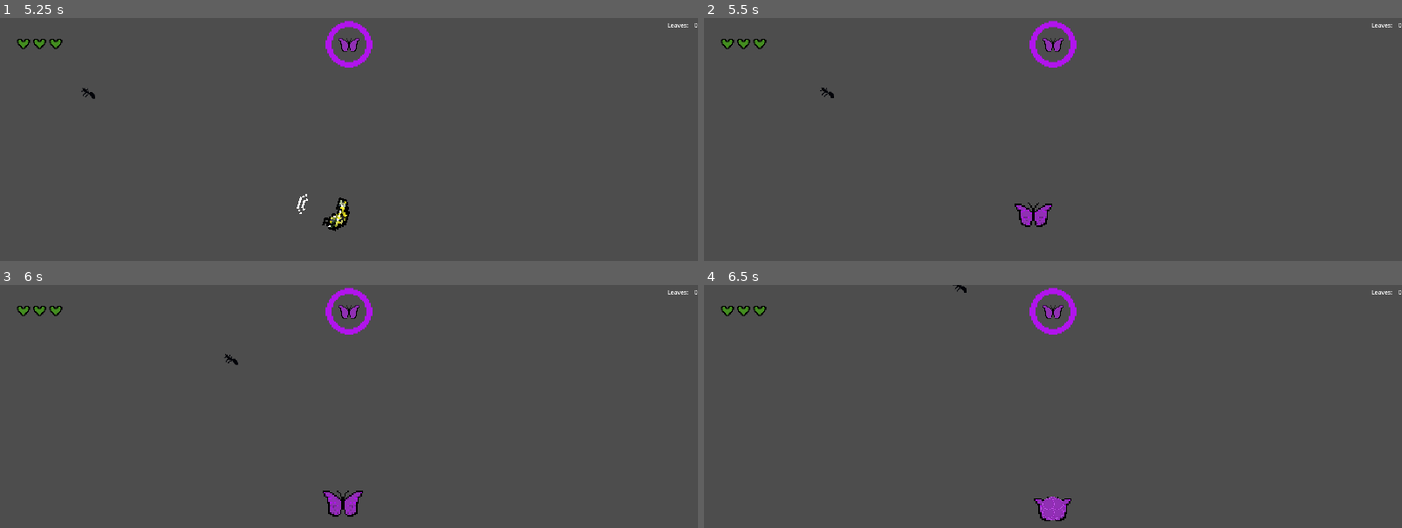
Above: before the commit, frames 1-4 (two rows, left to right).
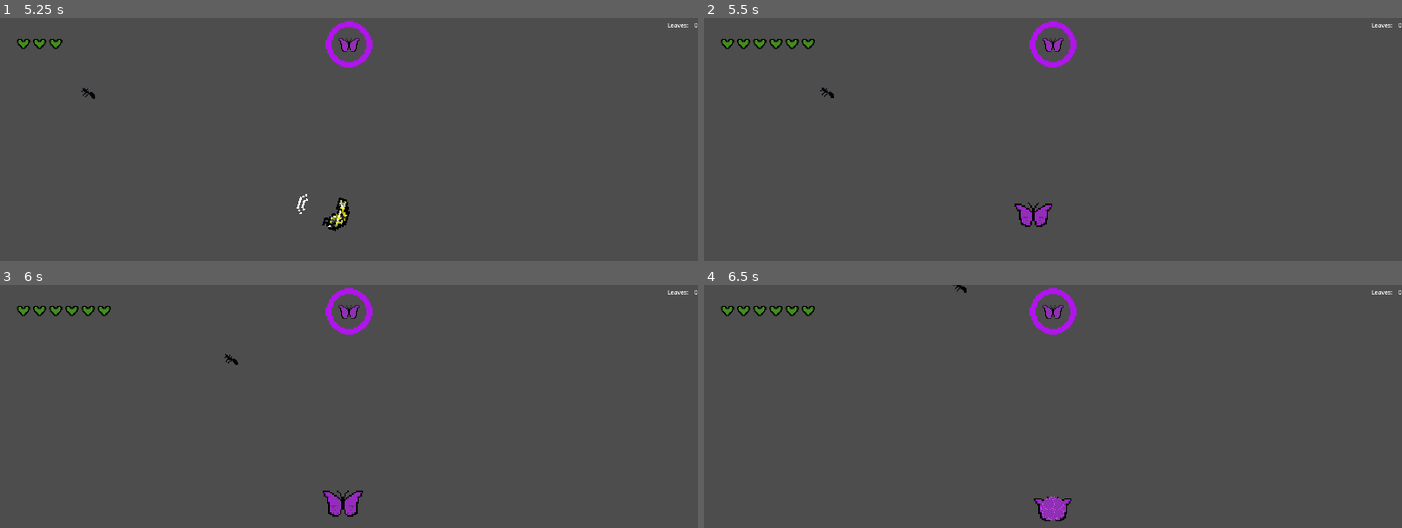
Above: after the commit, the same moments.

Repository: Armand-Alvarez/metamorphosis---jam-77
Game: Godot game, scene res://src/scenes/main.tscn
Same seed, same stepped clock (60 frames per second), same inputs: the game is played once before the commit and once after it.
Inputs (mouse positions are in pixels of both pictures, inside the frame that each line leads up to):
- Up to frame 1 (5.25 s): click "Start" at 0.5 s; tap Enter at 1.25 s; move the mouse to (502, 195) at 1.27 s; hold D (move_right) 1.28-2.03 s; tap Space (ultimate) at 1.35, 2.3, 3.05, 3.6, 4.35 s; move the mouse to (209, 234) at 2.02 s; hold S (move_down) 2.03-2.78 s; click (209, 234) at 2.1 s; move the mouse to (418, 127) at 2.77 s; hold D (move_right) 2.78-3.53 s; tap M (spawn_mob) at 2.85 s; move the mouse to (outside the picture) at 3.52 s; hold W (move_up) 3.53-4.28 s; move the mouse to (outside the picture) at 4.27 s; hold A (move_left) from 4.28 s (still down); move the mouse to (139, 154) at 5.02 s; click (139, 154) at 5.1 s
- Up to frame 2 (5.5 s): keep holding A (move_left); tap Space (ultimate) at 5.3 s
- Up to frame 3 (6 s): move the mouse to (383, 481) at 5.77 s; release A (move_left) at 5.78 s; hold S (move_down) from 5.78 s (still down); tap M (spawn_mob) at 5.85 s
- Up to frame 4 (6.5 s): keep holding S (move_down); tap Space (ultimate) at 6.05 s

Frame 1 is identical in both runs. In frame 2, 0.2% of the frame differs, in the area x 9-16%, y 8-13%; in frame 3, 0.2%; in frame 4, 0.2%.

Commit message:
Butterfly no longer handles its own queue_free, moved to game scene; moved logic around to make butterfly and caterpillar appearances a bit smoother

Diff:
--- a/src/scripts/butterfly.gd
+++ b/src/scripts/butterfly.gd
@@ -96,4 +96,3 @@
 
 func _on_existence_timer_timeout() -> void:
 	SignalBus.butterfly_gone.emit(self.position)
-	self.queue_free()
--- a/src/scripts/game.gd
+++ b/src/scripts/game.gd
@@ -67,28 +67,35 @@
 	if can_ult:
 		can_ult = false
 		var b = butterfly.instantiate()
+		SignalBus.health_changed.emit(b.health)
+
 		b.position = $Caterpillar.position
 		enable_disable_caterpillar()
+		add_child(b)
+		$Butterfly/Camera2D.make_current()
+		$Butterfly/Camera2D.reset_smoothing()
+
 		for enemy in $Enemies.get_children(false):
 			var random_marker = b.find_child("AIAttackPoints").get_children(true).pick_random()
 			enemy.marker = random_marker
 
-		add_child(b)
-		$Butterfly/Camera2D.make_current()
-		$Butterfly/Camera2D.reset_smoothing()
 
 
 func _on_butterfly_gone(position: Vector2) -> void:
 	$Caterpillar.position = $Butterfly.position
+	$Butterfly.queue_free()
+	enable_disable_caterpillar()
+	$Caterpillar/Camera2D.make_current()
+	$Caterpillar/Camera2D.reset_smoothing()
+
+	for enemy in $Enemies.get_children(false):
+		var random_marker = $Caterpillar/AIAttackPoints.get_children(true).pick_random()
+		enemy.marker = random_marker
+
+	SignalBus.health_changed.emit($Caterpillar.health)
 	ult_prog = 0
 	for child in $GUICanvasLayer/UltProgress.get_children(true):
 		child.value = 0
-	enable_disable_caterpillar()
-	$Caterpillar/Camera2D.make_current()
-	$Caterpillar/Camera2D.reset_smoothing()
-	for enemy in $Enemies.get_children(false):
-		var random_marker = $Caterpillar/AIAttackPoints.get_children(true).pick_random()
-		enemy.marker = random_marker
 
 
 func enable_disable_caterpillar() -> void:
